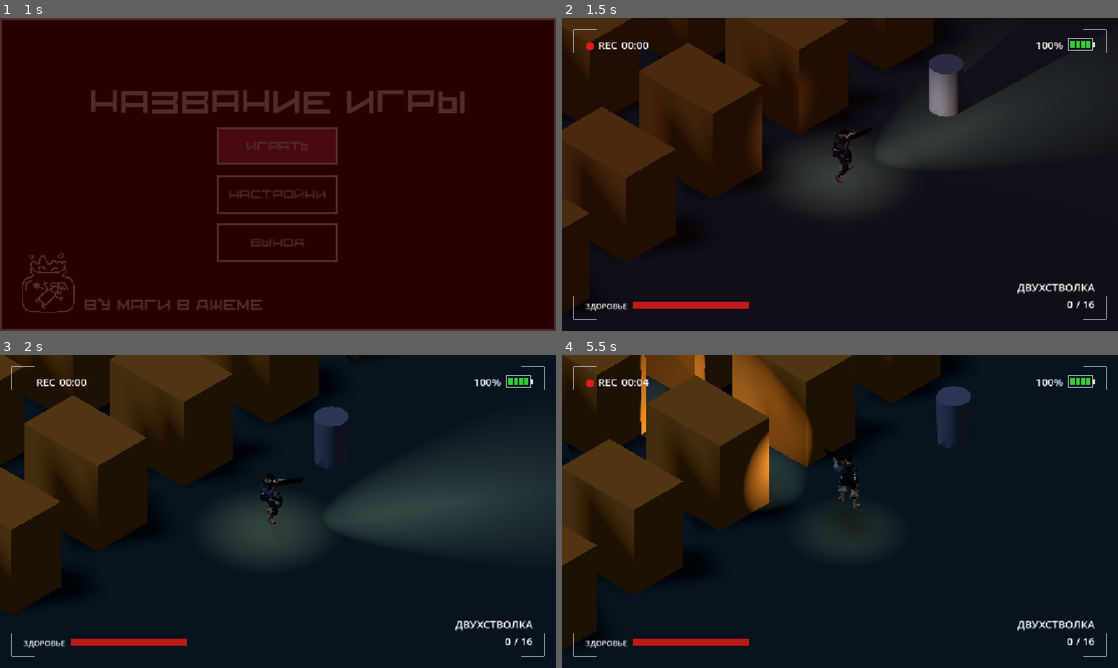
Above: before the commit, frames 1-4 (two rows, left to right).
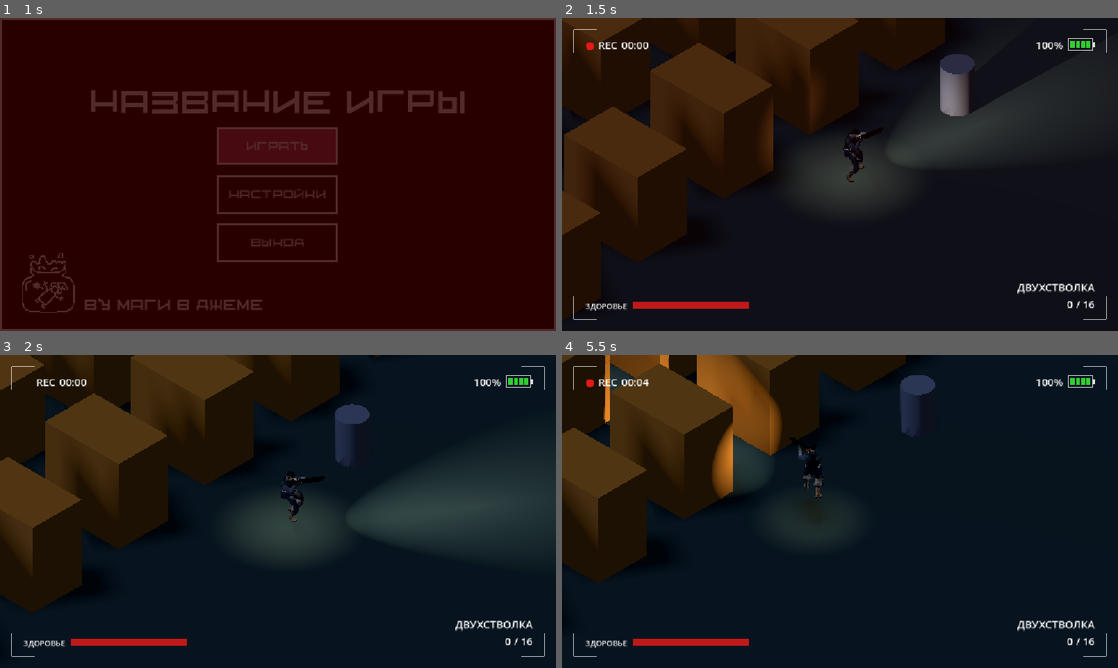
Above: after the commit, the same moments.

Repository: AnckerStudios/the-camera-game
Game: Godot game, scene res://ui/menu/menu.tscn
The game is run twice, just before and just after one commit, with the same random seed, the same clock (stepped at 60 frames per second) and the same inputs.
Inputs (mouse positions are in pixels of both pictures, inside the frame that each line leads up to):
- Up to frame 1 (1 s): click "Играть" at 0.5 s
- Up to frame 2 (1.5 s): move the mouse to (962, 158) at 1.27 s; hold D (move_right) from 1.28 s (still down); hold Right mouse button (alt_fire) from 1.28 s (still down)
- Up to frame 3 (2 s): keep holding D (move_right); keep holding Right mouse button (alt_fire); tap Space (jump) at 1.52 s
- Up to frame 4 (5.5 s): move the mouse to (728, 527) at 2.02 s; release D (move_right) at 2.03 s; release Right mouse button (alt_fire) at 2.03 s; hold S (move_backward) 2.03-2.78 s; tap Shift (dash) at 2.1 s; tap Space (jump) at 2.27, 3.77, 4.52, 5.27 s; move the mouse to (895, 442) at 2.77 s; press the mouse at (895, 442) at 2.78 s; hold D (move_right) 2.78-3.53 s; move the mouse to (812, 574) at 3.52 s; release the mouse at (812, 574) at 3.53 s; hold W (move_forward) 3.53-4.28 s; tap E (interaction) at 3.6 s; move the mouse to (1006, 558) at 4.27 s; hold Q (weapon_next) 4.28-5.03 s; hold A (move_left) from 4.28 s (still down); tap R (reload) at 4.9 s; move the mouse to (673, 464) at 5.02 s; tap Mouse wheel up (weapon_prev) at 5.1 s

Frame 1 is identical in both runs. In frame 2, 4.9% of the frame differs, in the area x 0-80%, y 0-70%; in frame 3, 11%; in frame 4, 21%, in the area x 0-74%, y 0-95%.

Commit message:
добавить логику инспееции предмета

Diff:
--- a/gamelogic/items/pickup_item.gd
+++ b/gamelogic/items/pickup_item.gd
@@ -5,6 +5,10 @@
 signal pickup_available(item: PickupItem, receiver: Node3D)
 signal pickup_unavailable(item: PickupItem, receiver: Node3D)
 signal picked_up(item: PickupItem, receiver: Node3D)
+
+## Сцена 3D-модели (например, .tscn или импортированный .glb).
+## Если не задана, используется модель, уже находящаяся в узле Model.
+@export var model_scene: PackedScene
 
 @export_multiline var description: String = "Найденный предмет."
 @export var display_name: String = "Предмет"
@@ -32,6 +36,7 @@
 	add_to_group(&"pickup_items")
 	# Обводка предмета не должна заменяться шейдером вырезания стен.
 	add_to_group(&"camera_cutout_ignore")
+	_load_model_scene()
 	_update_radius()
 	body_entered.connect(_on_body_entered)
 	body_exited.connect(_on_body_exited)
@@ -103,3 +108,18 @@
 	if _outline_material:
 		var color := selected_outline_color if selected else outline_color
 		_outline_material.set_shader_parameter("outline_color", color)
+
+
+## Сохраняет контейнер Model, используемый обводкой и окном осмотра.
+func _load_model_scene() -> void:
+	if not model_scene:
+		return
+	var instance := model_scene.instantiate()
+	if not instance is Node3D:
+		push_warning("Модель предмета должна иметь корневой узел Node3D: " + model_scene.resource_path)
+		instance.free()
+		return
+	for child in _model.get_children():
+		_model.remove_child(child)
+		child.queue_free()
+	_model.add_child(instance)
--- a/gamelogic/player/camera/isometric_camera.gd
+++ b/gamelogic/player/camera/isometric_camera.gd
@@ -2,7 +2,12 @@
 ## Следует за персонажем и немного смещает кадр в сторону курсора.
 
 @export var target: Node3D
-@export var follow_speed: float = 8.0
+## Жёсткость пружины: меньше значение — заметнее отставание.
+@export_range(0.1, 30.0, 0.1) var follow_speed: float = 7.0
+## Затухание: 1 — без раскачки, меньше 1 — мягкое пружинное колебание.
+@export_range(0.1, 2.0, 0.05) var follow_damping: float = 1.2
+## При телепортации дальше этого расстояния камера сразу догоняет цель.
+@export_range(1.0, 100.0, 0.5) var teleport_snap_distance: float = 15.0
 ## Максимальное горизонтальное смещение от персонажа в метрах.
 @export_range(0.0, 5.0, 0.1) var look_ahead_distance: float = 1.5
 ## Скорость сглаживания смещения к курсору.
@@ -31,6 +36,8 @@
 var _rng := RandomNumberGenerator.new()
 
 var _look_offset: Vector3 = Vector3.ZERO
+var _follow_velocity: Vector3 = Vector3.ZERO
+var _last_target_position: Vector3 = Vector3.ZERO
 
 func _ready() -> void:
 	# Камера обновляется после физического движения персонажа.
@@ -40,7 +47,7 @@
 		_base_h_offset = _camera.h_offset
 		_base_v_offset = _camera.v_offset
 	if is_instance_valid(target):
-		global_position = target.global_position
+		snap_to_target()
 
 func _physics_process(delta: float) -> void:
 	if not is_instance_valid(target):
@@ -48,9 +55,30 @@
 	_look_offset = _look_offset.lerp(_get_cursor_offset(),
 		1.0 - exp(-look_ahead_speed * delta))
 	var desired_position := target.global_position + _look_offset
-	global_position = global_position.lerp(desired_position,
-		1.0 - exp(-follow_speed * delta))
+	if target.global_position.distance_to(_last_target_position) > teleport_snap_distance:
+		snap_to_target()
+	else:
+		_update_spring(desired_position, delta)
+	_last_target_position = target.global_position
 
+
+## Пружина хранит скорость: камера набирает ход и мягко тормозит у цели.
+## Неявное интегрирование сохраняет устойчивость при изменении частоты кадров.
+func _update_spring(desired_position: Vector3, delta: float) -> void:
+	var frequency := maxf(follow_speed, 0.1)
+	var stiffness := frequency * frequency
+	var damping := 2.0 * maxf(follow_damping, 0.0) * frequency
+	var displacement := global_position - desired_position
+	_follow_velocity = (_follow_velocity - displacement * stiffness * delta) / (1.0 + damping * delta + stiffness * delta * delta)
+	global_position += _follow_velocity * delta
+
+
+## Внешний вызов для телепортаций или смены цели; сбрасывает инерцию.
+func snap_to_target() -> void:
+	_follow_velocity = Vector3.ZERO
+	if is_instance_valid(target):
+		global_position = target.global_position + _look_offset
+		_last_target_position = target.global_position
 
 ## Экранное смещение не зависит от положения камеры, исключая самораскачивание.
 ## У центра кадра смещение небольшое, у края достигает заданного предела.
@@ -75,7 +103,7 @@
 ## Задаёт интенсивность покачивания: 0 — выключено, 1 — полная амплитуда.
 ## Параметры действуют до следующего вызова; пропущенные используют значения аргументов по умолчанию.
 
-func set_sway_amount(amount: float = 1.0, amplitude: float = 0.0, frequency: float = 0.6, smoothing: float = 10.0) -> void:
+func set_sway_amount(amount: float = 1.0, amplitude: float = 0.02, frequency: float = 0.7, smoothing: float = 1.0) -> void:
 	_active_sway_amplitude = maxf(amplitude, 0.0)
 	_active_sway_frequency = maxf(frequency, 0.0)
 	_active_sway_smoothing = maxf(smoothing, 0.0)
--- a/scene/artem/misha_v4_doma.tscn
+++ b/scene/artem/misha_v4_doma.tscn
@@ -5,9 +5,10 @@
 [ext_resource type="Script" uid="uid://depwexin4lwf1" path="res://gamelogic/player/camera/isometric_camera.gd" id="3_kbvua"]
 [ext_resource type="PackedScene" uid="uid://chrnas5w2mwst" path="res://ui/hud/hud.tscn" id="4_s1bv7"]
 [ext_resource type="Script" uid="uid://cmkrno3x3fyie" path="res://gamelogic/weapon/damage_dummy.gd" id="5_5egmh"]
-[ext_resource type="PackedScene" uid="uid://cjuq8g0mbb8h8" path="res://gamelogic/monster/ghoul/ghoul.tscn" id="6_4ackd"]
+[ext_resource type="PackedScene" uid="uid://w3p8l3qnm13a" path="res://gamelogic/monster/ghoul/ghoul.tscn" id="6_4ackd"]
 [ext_resource type="PackedScene" uid="uid://by6ubidcpixtr" path="res://gamelogic/items/pickup_item.tscn" id="7_pickup_item"]
 [ext_resource type="PackedScene" uid="uid://c2g4ugy8n7yeu" path="res://resources/model/world/barrel.glb" id="8_barrel"]
+[ext_resource type="PackedScene" uid="uid://cf044qdp2v615" path="res://gamelogic/weapon/weapon_double_shotgun.tscn" id="8_rsf50"]
 
 [sub_resource type="Environment" id="Environment"]
 background_mode = 1
@@ -306,7 +307,10 @@
 
 [node name="TestPickupItem2" parent="." unique_id=1246594492 instance=ExtResource("7_pickup_item")]
 transform = Transform3D(1, 0, 0, 0, 1, 0, 0, 0, 1, 2.5189924, 0.39750087, -0.10500479)
-display_name = "Тестовый предмет"
+model_scene = ExtResource("8_rsf50")
+description = "Огромная пробивная сила и настолько же медленная перезарядка"
+display_name = "Двустволка"
+outline_width = 0.1
 
 [node name="TestPickupItem" parent="." unique_id=464021308 instance=ExtResource("7_pickup_item")]
 transform = Transform3D(1, 0, 0, 0, 1, 0, 0, 0, 1, 1.2107819, 0.5, -0.08076906)
--- a/ui/item_inspection/item_inspection.gd
+++ b/ui/item_inspection/item_inspection.gd
@@ -4,7 +4,7 @@
 const MouseInput = preload("res://gamelogic/input/mouse_tracker.gd")
 
 ## Начальный наклон модели и длительности появления в секундах.
-@export var initial_tilt_degrees: Vector3 = Vector3(12.0, 10.0, -8.0)
+@export var initial_tilt_degrees: Vector3 = Vector3(35.0, 90.0, -25.0)
 @export_range(0.05, 1.0, 0.01) var entrance_seconds: float = 0.2
 @export_range(0.05, 1.0, 0.01) var text_fade_seconds: float = 0.15
 
@@ -129,7 +129,7 @@
 	_pivot.position = Vector3(0.0, -half_view_height * 1.8, 0.0)
 	_entrance_tween = create_tween()
 	_entrance_tween.set_pause_mode(Tween.TWEEN_PAUSE_PROCESS)
-	_entrance_tween.tween_property(_pivot, "position", Vector3.ZERO, entrance_seconds).set_trans(Tween.TRANS_CUBIC).set_ease(Tween.EASE_OUT)
+	_entrance_tween.tween_property(_pivot, "position", Vector3(0.0, 0.0, 1.7), entrance_seconds).set_trans(Tween.TRANS_CUBIC).set_ease(Tween.EASE_OUT)
 	_entrance_tween.tween_callback(_finish_model_entrance)
 	_entrance_tween.tween_property(_text_panel, "modulate:a", 1.0, text_fade_seconds).set_trans(Tween.TRANS_SINE).set_ease(Tween.EASE_IN_OUT)
 
--- a/ui/item_inspection/item_inspection.tscn
+++ b/ui/item_inspection/item_inspection.tscn
@@ -67,6 +67,7 @@
 [node name="Camera3D" type="Camera3D" parent="Window/Layout/Preview/Viewport" unique_id=2028274951]
 transform = Transform3D(1, 0, 0, 0, 1, 0, 0, 0, 1, 0, 0, 3)
 current = true
+fov = 30.0
 
 [node name="KeyLight" type="DirectionalLight3D" parent="Window/Layout/Preview/Viewport" unique_id=2053696906]
 transform = Transform3D(0.8660254, 0.25, -0.4330127, 0, 0.8660254, 0.5, 0.5, -0.4330127, 0.75, 0, 0, 0)
